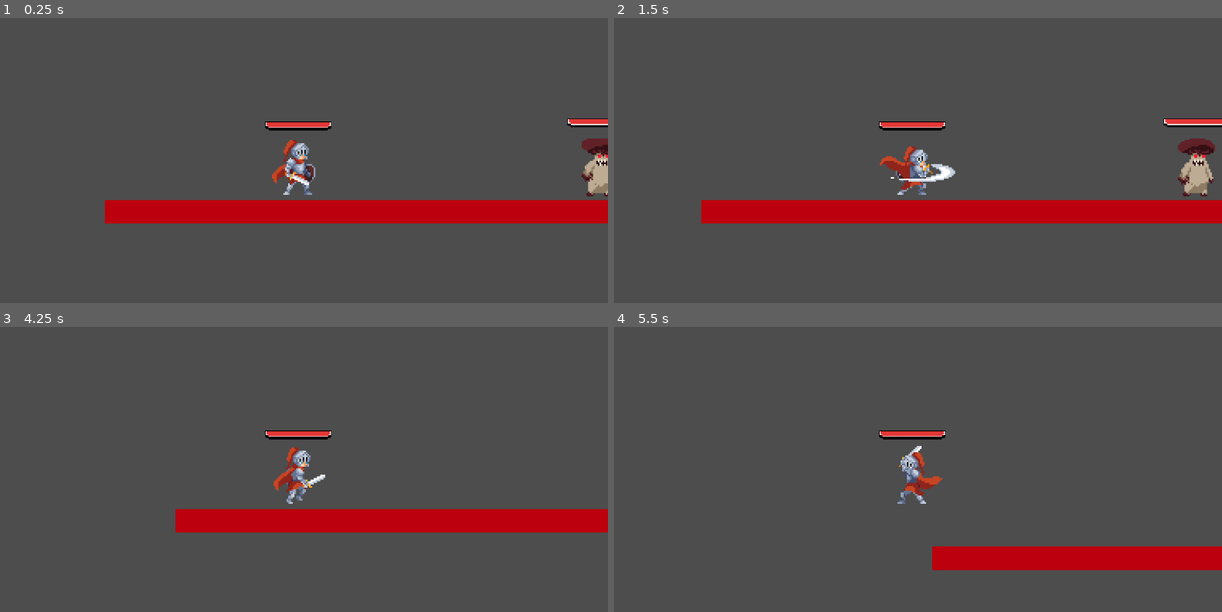
Above: before the commit, frames 1-4 (two rows, left to right).
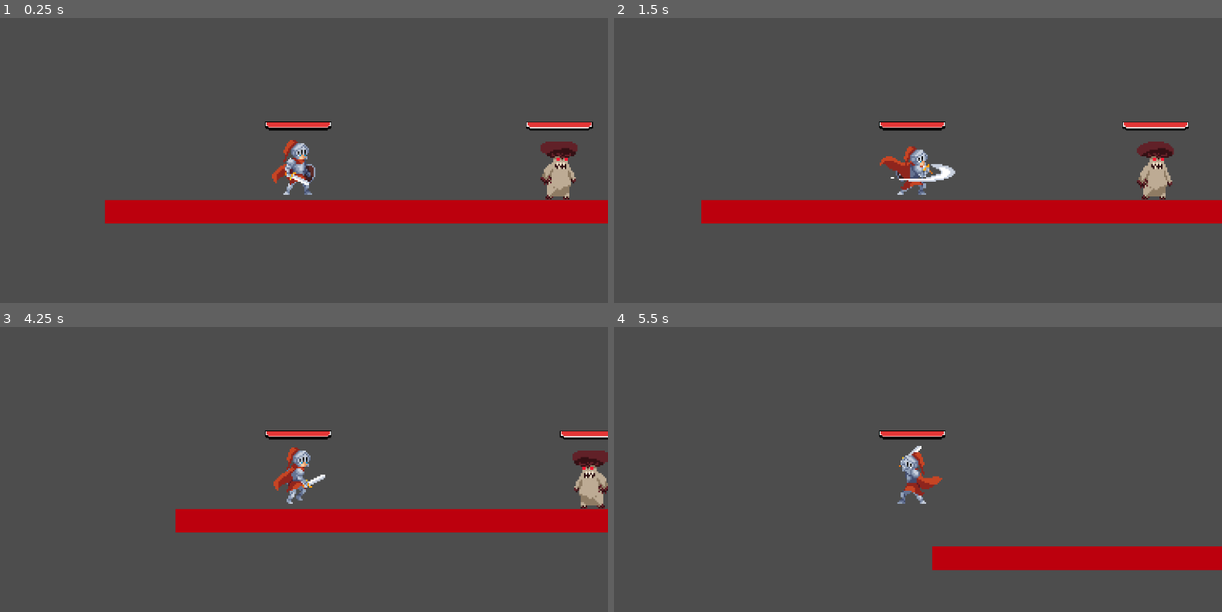
Above: after the commit, the same moments.

Repository: sky-monarch/holdThePanch
Game: Godot game, scene res://src/world.tscn
Same seed, same stepped clock (60 frames per second), same inputs: the game is played once before the commit and once after it.
Inputs (mouse positions are in pixels of both pictures, inside the frame that each line leads up to):
- Up to frame 1 (0.25 s): no input
- Up to frame 2 (1.5 s): move the mouse to (1051, 151) at 0.52 s; hold D (right) from 0.53 s (still down); click (1051, 151) at 0.6 s; tap W (jump) at 0.77 s; move the mouse to (790, 186) at 1.27 s; right-click (790, 186) at 1.35 s
- Up to frame 3 (4.25 s): tap W (jump) at 1.52, 3.02, 3.77 s; move the mouse to (358, 401) at 2.02 s; release D (right) at 2.03 s; hold A (left) 2.03-2.78 s; hold Shift (run) 2.03-2.78 s; move the mouse to (267, 546) at 2.77 s; hold D (right) from 2.78 s (still down); click (267, 546) at 2.85 s; move the mouse to (486, 529) at 3.52 s; right-click (486, 529) at 3.6 s
- Up to frame 4 (5.5 s): move the mouse to (729, 426) at 4.27 s; release D (right) at 4.28 s; hold A (left) 4.28-5.03 s; tap Shift (run) at 4.35 s; tap W (jump) at 4.52 s; move the mouse to (942, 478) at 5.02 s; hold D (right) from 5.03 s (still down); click (942, 478) at 5.1 s

The runs differ from the first frame. In frame 1, 2.0% of the frame differs, in the area x 86-100%, y 35-64%; in frame 2, 2.3%, in the area x 83-100%, y 35-64%; in frame 3, 1.1%; in frame 4, nothing differs.

Commit message:
Создана тестовая карта для проведения тестов врагов

Diff:
--- a/src/world.tscn
+++ b/src/world.tscn
@@ -1,7 +1,12 @@
-[gd_scene load_steps=4 format=3 uid="uid://itim7t886ocy"]
+[gd_scene load_steps=9 format=3 uid="uid://itim7t886ocy"]
 
 [ext_resource type="PackedScene" uid="uid://nmxrnoi4v2sn" path="res://src/player.tscn" id="1_tp5op"]
+[ext_resource type="PackedScene" uid="uid://cjlwmi86owhys" path="res://src/golem_blue.tscn" id="1_xlegt"]
 [ext_resource type="PackedScene" uid="uid://cmhrewwsmp7h5" path="res://src/mushroom.tscn" id="2_xlegt"]
+[ext_resource type="PackedScene" uid="uid://byjf7wqtxgg2u" path="res://src/skelet.tscn" id="3_0qwtu"]
+[ext_resource type="PackedScene" uid="uid://chwufra1bnjhc" path="res://src/goblin.tscn" id="3_jvefd"]
+[ext_resource type="PackedScene" uid="uid://ctttacpjxylco" path="res://src/night_borne.tscn" id="6_53egh"]
+[ext_resource type="PackedScene" uid="uid://dwa4p7u5pxvjr" path="res://src/skelet_ver_two.tscn" id="7_dotkg"]
 
 [sub_resource type="RectangleShape2D" id="RectangleShape2D_ktcc2"]
 size = Vector2(2231, 46)
@@ -25,4 +30,19 @@
 position = Vector2(-33, 232)
 
 [node name="Mushroom" parent="." instance=ExtResource("2_xlegt")]
-position = Vector2(527, 204)
+position = Vector2(450, 210)
+
+[node name="goblin" parent="." instance=ExtResource("3_jvefd")]
+position = Vector2(707, 206)
+
+[node name="skelet" parent="." instance=ExtResource("3_0qwtu")]
+position = Vector2(956, 232)
+
+[node name="Golem_blue" parent="." instance=ExtResource("1_xlegt")]
+position = Vector2(1250, 182)
+
+[node name="NightBorne" parent="." instance=ExtResource("6_53egh")]
+position = Vector2(1513, 178)
+
+[node name="skeletVerTwo" parent="." instance=ExtResource("7_dotkg")]
+position = Vector2(1664, 223)
